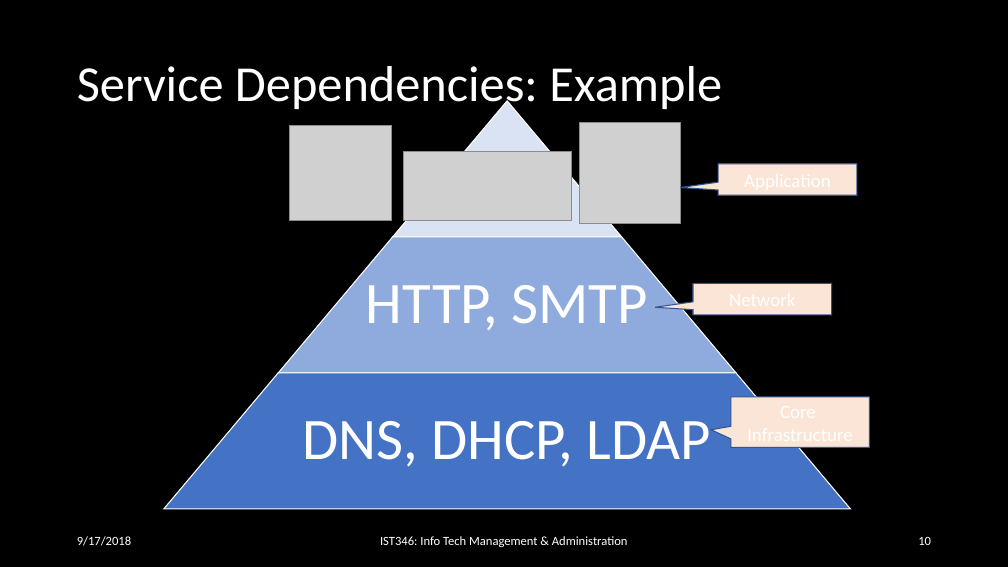
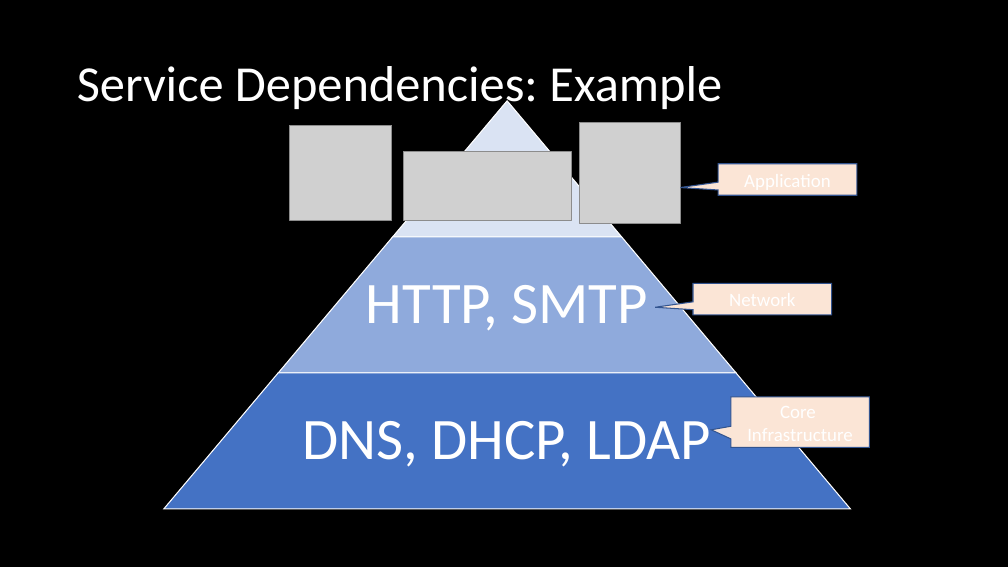
Before and after one commit to orstewar/ist346-content, a slide deck: slide 9 of content/10-services-monitoring-logging.pptx (slide 10 before the commit). Drawn at 1008x567 pixels with LibreOffice and Linux fonts; fonts in the diff are those of the drawing; grey boxes stand for pictures. Boxes give left, top, right and bottom in pixels: in the first picture for what was removed or moved away, otherwise in the second. Text is boxed around its words. In the diff, an @@ line names an element or a change of style, - is before the commit and + after.

```diff
--- a/content/10-services-monitoring-logging.pptx
+++ b/content/10-services-monitoring-logging.pptx
@@ text removed at bbox=[77, 536, 131, 546] @@
-9/17/2018
@@ text removed at bbox=[380, 536, 628, 547] @@
-IST346: Info Tech Management & Administration
@@ page number removed at bbox=[918, 537, 931, 545] @@
-10
```
Also in this commit, not shown: 17 other slides changed, 1 slide removed, 2 other files.
